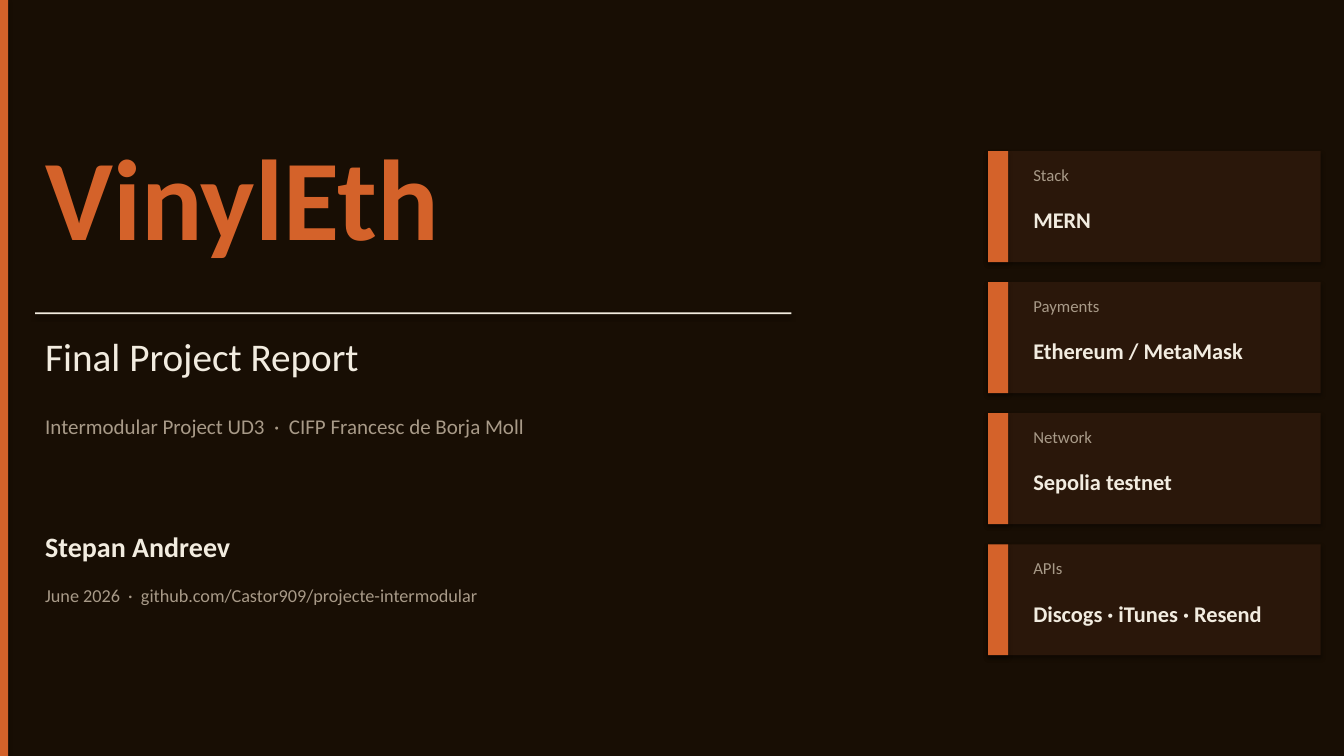
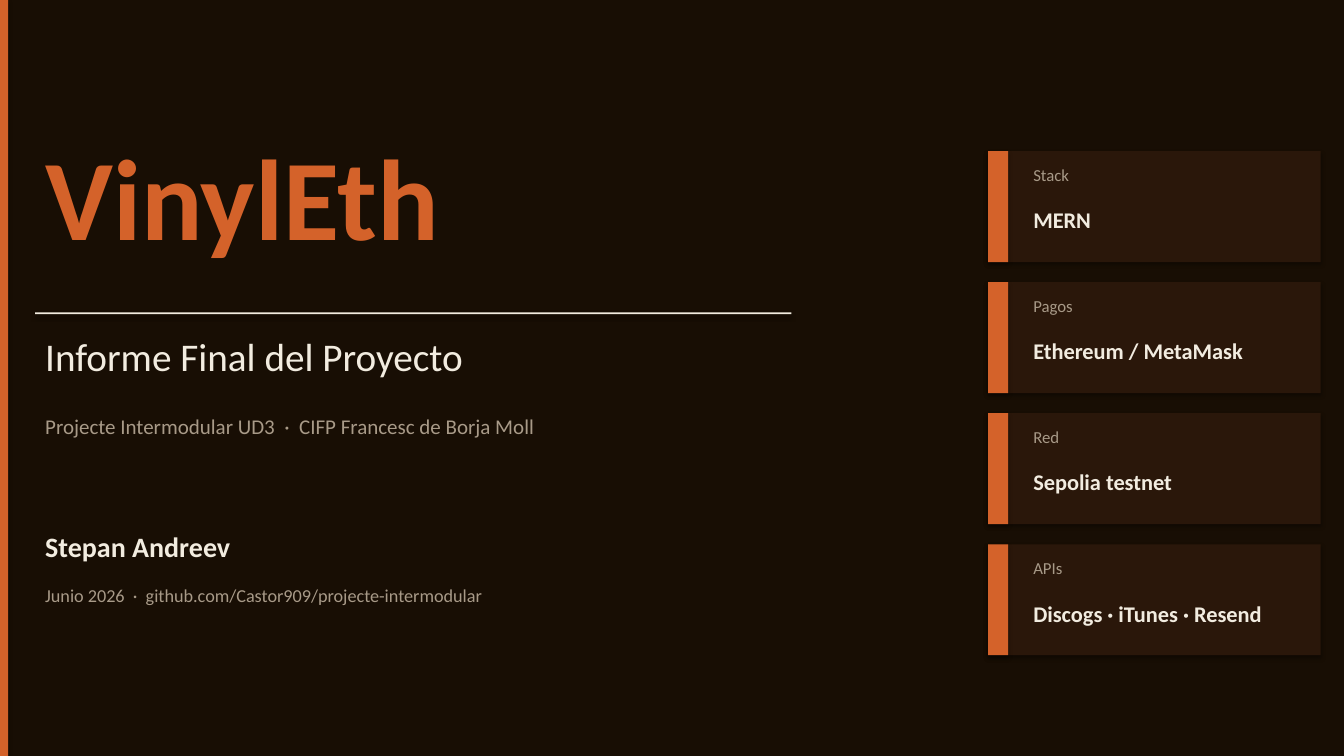
Before and after one commit to Castor909/projecte-intermodular, a slide deck: slide 1 of docs/VinylEth_Presentation.pptx. Drawn at 1344x756 pixels with LibreOffice and Linux fonts; fonts in the diff are those of the drawing. Boxes give left, top, right and bottom in pixels: in the first picture for what was removed or moved away, otherwise in the second. Text is boxed around its words. In the diff, an @@ line names an element or a change of style, - is before the commit and + after.

Commit message:
fix: update presentation text to Spanish for final project report

```diff
--- a/docs/VinylEth_Presentation.pptx
+++ b/docs/VinylEth_Presentation.pptx
@@ text at (x1=1033, y1=301, x2=1073, y2=315): text changed @@
-Payments
+Pagos
@@ text at (x1=45, y1=343, x2=462, y2=378): text changed @@
-Final Project Report
+Informe Final del Proyecto
@@ text at (x1=45, y1=419, x2=534, y2=438): text changed @@
-Intermodular Project UD3 · CIFP Francesc de Borja Moll
+Projecte Intermodular UD3 · CIFP Francesc de Borja Moll
@@ text at (x1=1033, y1=431, x2=1059, y2=443): text changed @@
-Network
+Red
@@ text at (x1=45, y1=589, x2=482, y2=605): text changed @@
-June 2026 · github.com/Castor909/projecte-intermodular
+Junio 2026 · github.com/Castor909/projecte-intermodular
```
Also in this commit, not shown: 9 other slides changed, 2 slides added, 2 slides removed, 1 other file.
